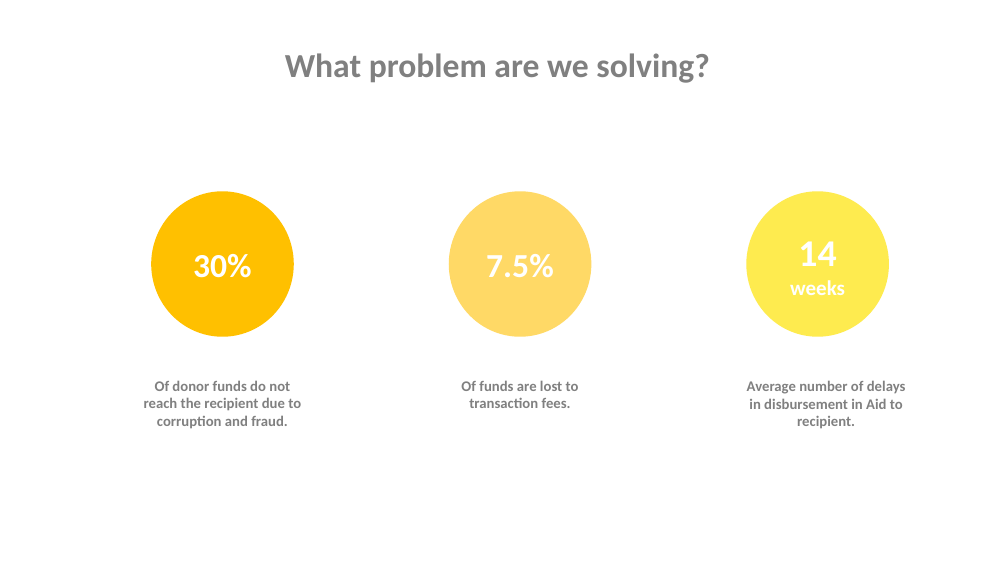
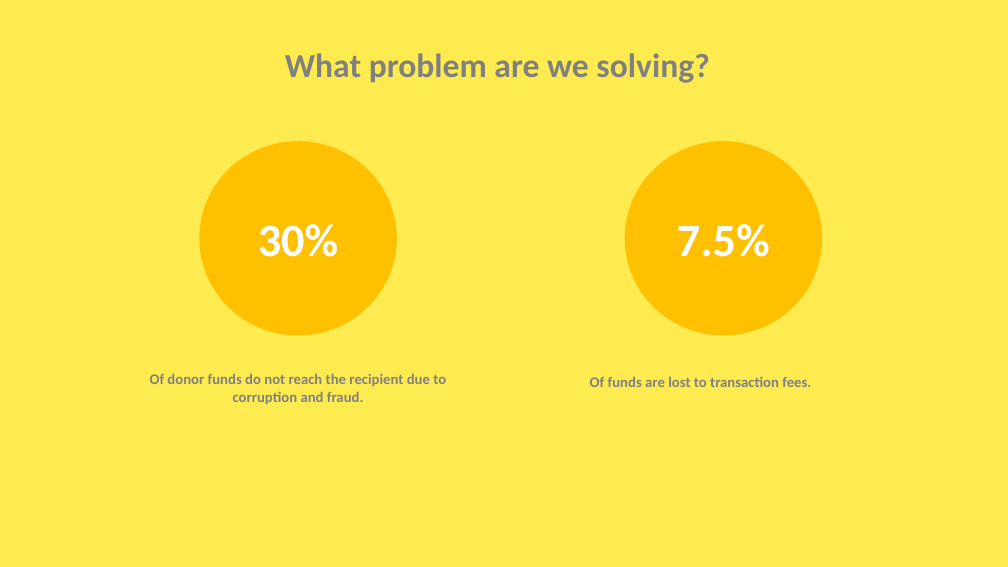
Before and after one commit to PalesaAntony/FundsAid, a slide deck: slide 3 of Linum Labs Presentation_V2.pptx (slide 2 before the commit). Drawn at 1008x567 pixels with LibreOffice and Linux fonts; fonts in the diff are those of the drawing. Boxes give left, top, right and bottom in pixels: in the first picture for what was removed or moved away, otherwise in the second. Text is boxed around its words. In the diff, an @@ line names an element or a change of style, - is before the commit and + after.

```diff
--- a/Linum Labs Presentation_V2.pptx
+++ b/Linum Labs Presentation_V2.pptx
@@ background #FFFFFF to #FEEB4F @@
@@ ellipse "30%" resized from (x1=151, y1=191, x2=294, y2=337) to (x1=200, y1=141, x2=397, y2=336) @@
@@ ellipse "30%" at (x1=200, y1=141, x2=397, y2=336): size 32 to 44 pt @@
@@ ellipse "7.5%" resized from (x1=449, y1=191, x2=592, y2=337) to (x1=625, y1=141, x2=822, y2=336) @@
@@ ellipse "7.5%" at (x1=625, y1=141, x2=822, y2=336): size 32 to 44 pt; fill #FFD966 to #FFC000 @@
@@ ellipse removed at (x1=746, y1=191, x2=889, y2=337) @@
-14
-weeks
@@ text "Of donor funds do not ..." rewrapped from (x1=144, y1=380, x2=301, y2=428) to (x1=150, y1=373, x2=446, y2=404) @@
@@ text "Of funds are lost to ..." rewrapped from (x1=461, y1=380, x2=579, y2=408) to (x1=590, y1=376, x2=811, y2=387) @@
@@ text removed at (x1=747, y1=380, x2=906, y2=428) @@
-Average number of delays in disbursement in Aid to recipient.
```
Also in this commit, not shown: 8 other slides changed, 2 slides added.
